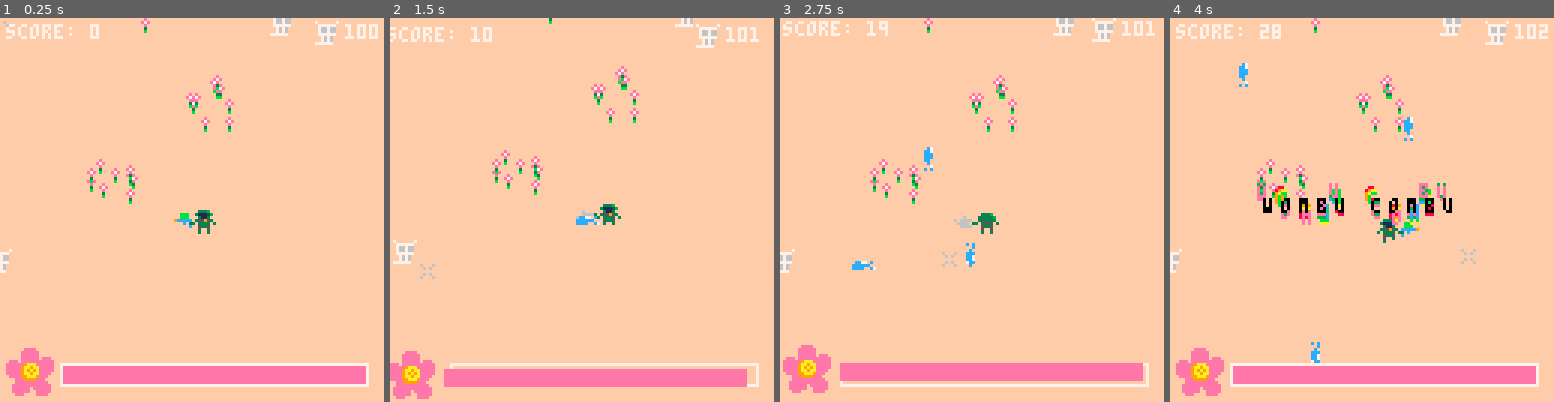
Above: before the commit, frames 1-4 (left to right).
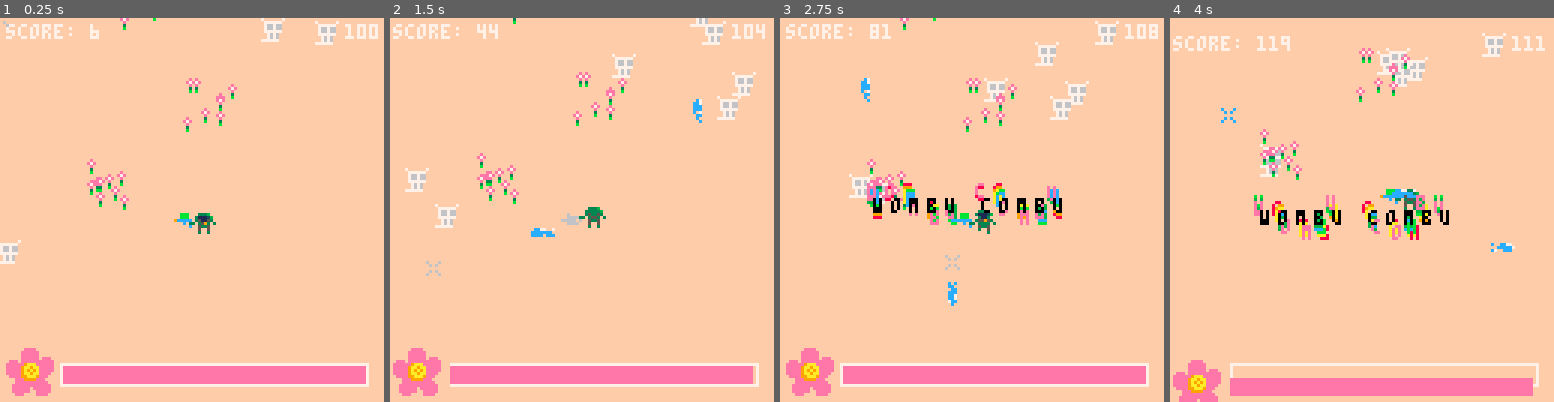
Above: after the commit, the same moments.

Repository: samboyer/ld46
Game: PICO-8 cartridge ld46.p8
Two runs of this game, one before a commit and one after it. Both use one fixed random seed, a clock stepped at 60 frames per second and the inputs below.
Inputs (mouse positions are in pixels of both pictures, inside the frame that each line leads up to):
- Up to frame 1 (0.25 s): no input
- Up to frame 2 (1.5 s): click (670, 121) at 0.67 s; tap O (Z key) at 0.7 s; click (436, 267) at 1.22 s
- Up to frame 3 (2.75 s): hold Right 1.6-2.1 s; tap O (Z key) at 1.7, 2.1, 2.5 s; click (887, 114) at 1.77 s; hold Up 2.15-2.42 s; click (952, 259) at 2.32 s; hold Right from 2.47 s (still down)
- Up to frame 4 (4 s): click (1404, 106) at 2.87 s; tap O (Z key) at 2.9, 3.3, 3.7 s; release Right at 3.03 s; hold Left 3.08-3.58 s; click (1465, 256) at 3.42 s; hold Down 3.63-3.97 s; click (1231, 102) at 3.97 s

The runs differ from the first frame. In frame 1, 2.1% of the frame differs, in the area x 0-76%, y 0-67%; in frame 2, 6.8%; in frame 3, 8.5%; in frame 4, 14%, in the area x 0-99%, y 0-100%.

Commit message:
Flowers are now in patches, fixed enemy targeting

Diff:
--- a/ld46.p8
+++ b/ld46.p8
@@ -54,6 +54,7 @@
 function distance(o1, o2)
   dx = o1.x - o2.x
   dy = o1.y - o2.y
+  if (abs(dx) > 128 or abs(dy) > 128) return 30000.0
   return sqrt(dx*dx + dy*dy)
 end
 
@@ -146,17 +147,25 @@
   if (click) add_bullet()
 end
 
-function add_flower(x, y)
+function add_flower_patch(x, y, num)
+  sprites = {}
+  for i=1,num do
+    add(sprites, {
+      x = x + flr(rnd(16)) - 8,
+      y = y + flr(rnd(16)) - 8,
+      sprite = 6
+    })
+  end
   add(flowers, {
     x = x,
     y = y,
-    sprite = 6,
-    health = 100
+    health = 100,
+    sprites = sprites
   })
 end
 
 function add_enemy(x, y)
-  add(enemies, {
+  e = {
     x = x,
     y = y,
     maxspd = 0.5,
@@ -164,18 +173,27 @@
     sprite = 45,
     health = 100,
     dead = false
-  })
+  }
+
+  target = nil
+  targetdist = 10000
+  for f in all(flowers) do
+    dist = distance(e, f)
+    if (dist < targetdist) then
+      target = f
+      targetdist = dist
+    end
+  end
+  e.target = target
+
+  add(enemies, e)
 end
 
 -- TEMPORARY
 for i=1,10 do
   centerx = flr(rnd(worldsizex-16))+16
   centery = flr(rnd(worldsizey-16))+16
-
-  for i=1, flr(rnd(5))+6 do
-    add_flower(centerx + flr(rnd(16))-8,
-      centery + flr(rnd(16))-8)
-  end
+  add_flower_patch(centerx, centery, flr(rnd(5))+6)
 end
 
 for i=1,50 do
@@ -230,19 +248,12 @@
 function update_enemies()
   deadenemy = nil
   for e in all(enemies) do
-    if (not e.dead) then
-      nearest_flower = nil
-      nearest_dist = 10000
-      for f in all(flowers) do
-        dist = distance(e, f)
-        if (dist < nearest_dist) then
-          nearest_flower = f
-          nearest_dist = dist
-        end
-      end
-      if (nearest_dist > e.attackdist) then
-        e.x += (e.maxspd / nearest_dist) * (nearest_flower.x - e.x)
-        e.y += (e.maxspd / nearest_dist) * (nearest_flower.y - e.y)
+    if (not e.dead and e.target != nil) then
+      targetdist = distance(e, e.target)
+      if (targetdist > e.attackdist) then
+        --show_effect_text(""..targetdist)
+        e.x += (e.maxspd / targetdist) * (e.target.x - e.x)
+        e.y += (e.maxspd / targetdist) * (e.target.y - e.y)
       end
 
       e.dead = false -- TODO BULLET CHECK? MAYBE PER BULLET
@@ -316,14 +327,16 @@
   oy =  sy%8
   map((sx-ox)/8,(sy-oy)/8,-ox,-oy)
 
-  --flowers
-  for f in all(flowers) do
-    draw_object(f)
-  end
-
   --enemies
   for e in all(enemies) do
     if (not e.dead) draw_object(e)
+  end
+
+  --flowers
+  for f in all(flowers) do
+    for s in all(f.sprites) do
+      draw_object(s)
+    end
   end
 
   --doomguy
@@ -380,7 +393,7 @@
   effect_text = text
   effect_text_time = 40
   effect_text_effect = effect or flr(rnd(4))
-  sfx(0)
+  sfx(5)
 end
 
 effect_text = nil
